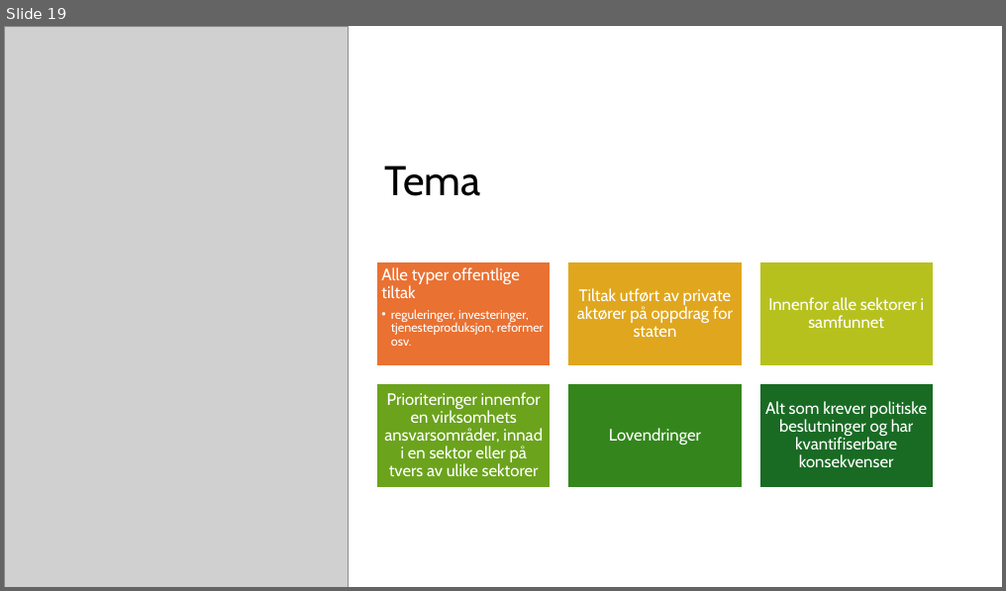
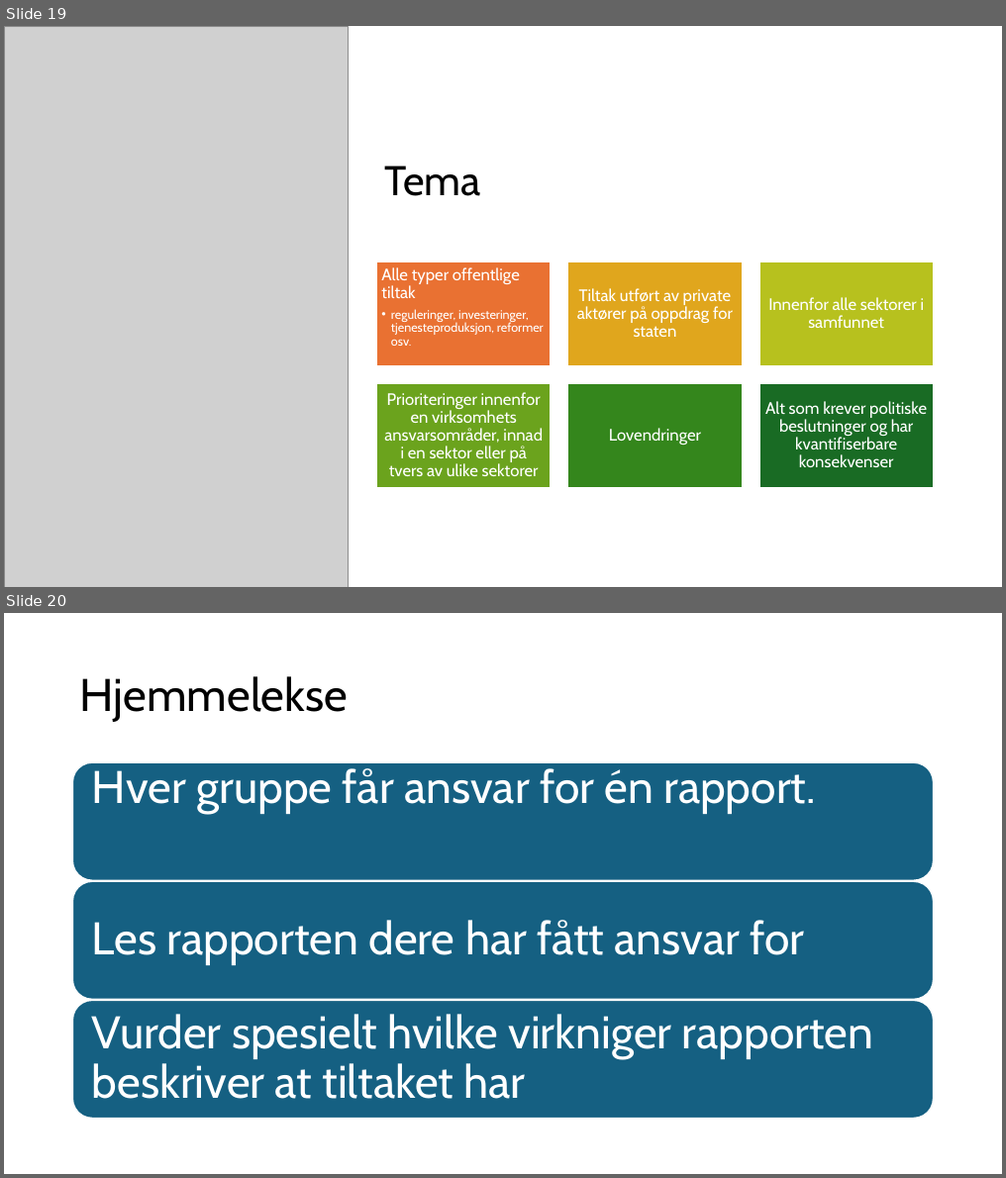
Before and after one commit to uit-sok-2301-h26/uit-sok-2301-h26.github.io, a slide deck: forelesninger/Forelesning 1.pptx. Shown one above the other, each under a label of ours: slide 19 before the commit, slides 19 and 20 after it. The pictures are 1006x591 and 1006x1178 pixels, drawn with LibreOffice and Linux fonts; fonts in the diff are those of the drawing; grey boxes stand for pictures. Boxes give left, top, right and bottom in pixels: in the first picture for what was removed or moved away, otherwise in the second. Text is boxed around its words. In the diff, an @@ line names an element or a change of style, - is before the commit and + after.

```diff
--- a/forelesninger/Forelesning 1.pptx
+++ b/forelesninger/Forelesning 1.pptx
@@ slide 20 added at (4, 613, 1002, 1174), background #FFFFFF @@
@@ title added at (80, 676, 348, 722), 44 pt, text #000000 @@
+Hjemmelekse
@@ group added at (73, 762, 934, 1119): 3 rounded rectangles, 3 texts @@
+Hver gruppe får ansvar for én rapport.
+Les rapporten dere har fått ansvar for
+Vurder spesielt hvilke virkniger rapporten beskriver at tiltaket har
```
Also in this commit, not shown: 2 slides changed, 1 other file.
